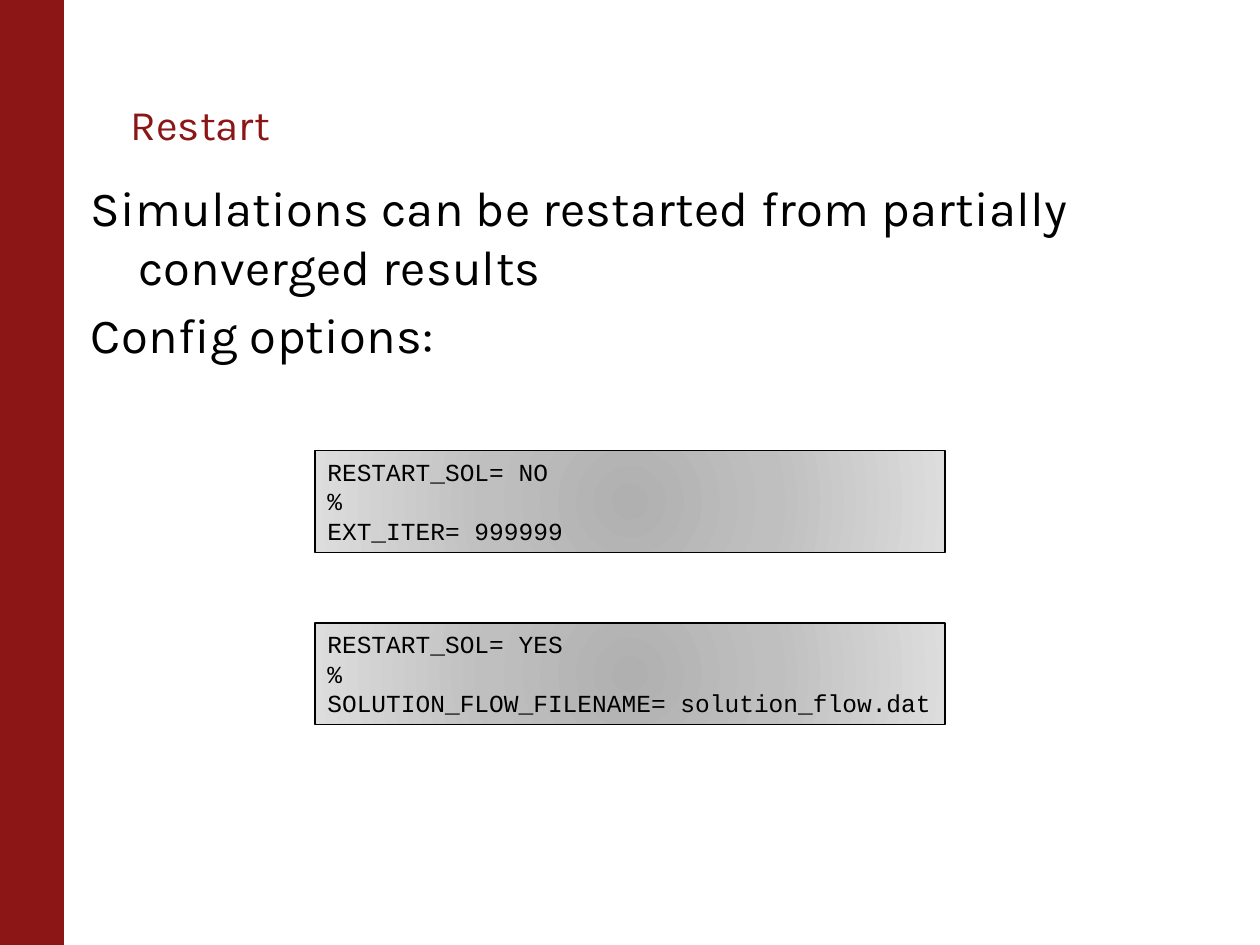
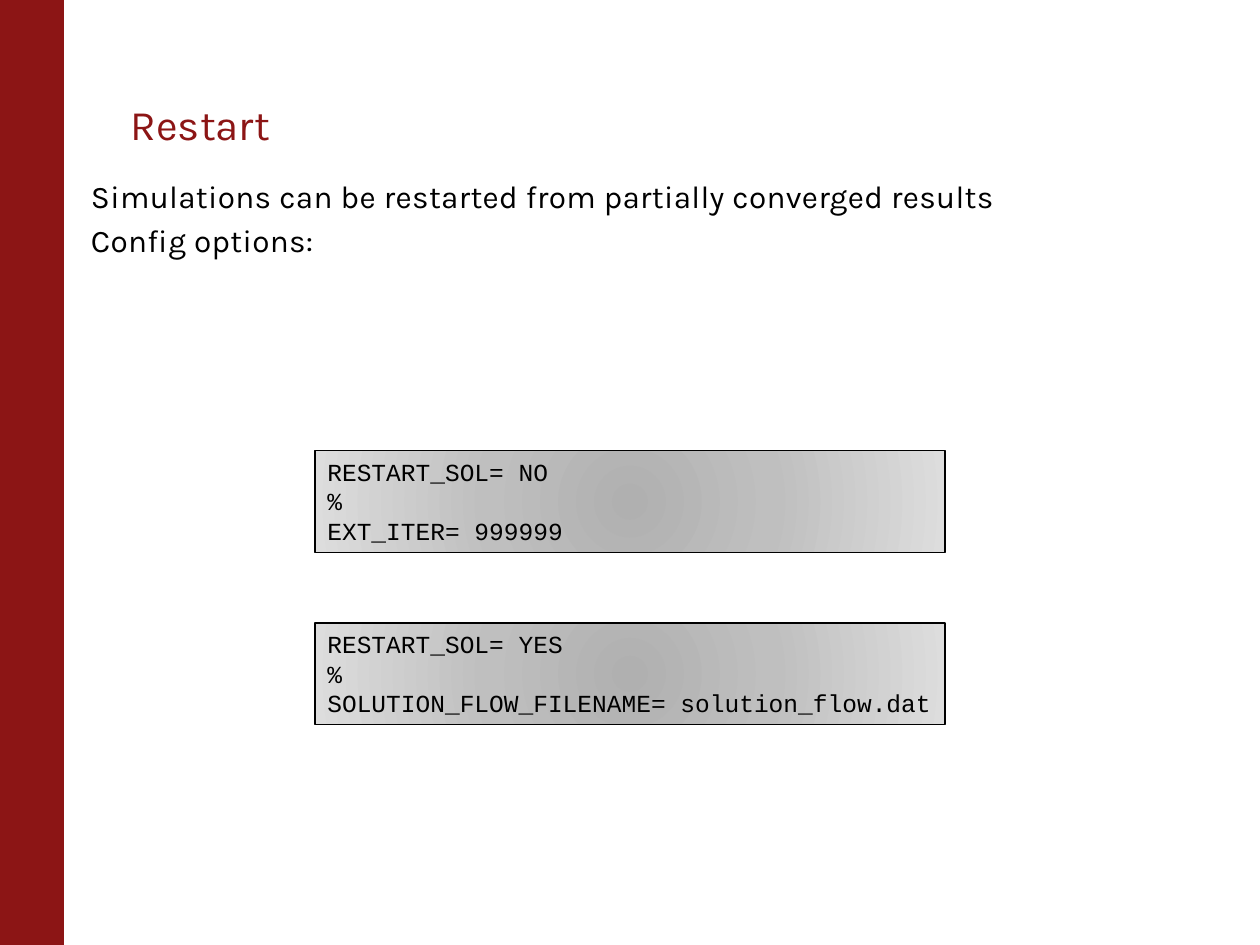
Before and after one commit to su2code/Documentation, a slide deck: slide 7 of Presentations/1st Workshop/Running_SU2.pptx (slide 6 before the commit). Drawn at 1260x945 pixels with LibreOffice and Linux fonts; fonts in the diff are those of the drawing; background and template pictures are left out. Boxes give left, top, right and bottom in pixels: in the first picture for what was removed or moved away, otherwise in the second. Text is boxed around its words. In the diff, an @@ line names an element or a change of style, - is before the commit and + after.

```diff
--- a/Presentations/1st Workshop/Running_SU2.pptx
+++ b/Presentations/1st Workshop/Running_SU2.pptx
@@ text "Simulations can be restarted from ..." at <box>91,186,993,260</box>: size 28 to 18 pt; less space between paragraphs @@
```
Also in this commit, not shown: 6 other slides changed, 1 slide added, 1 other file.
